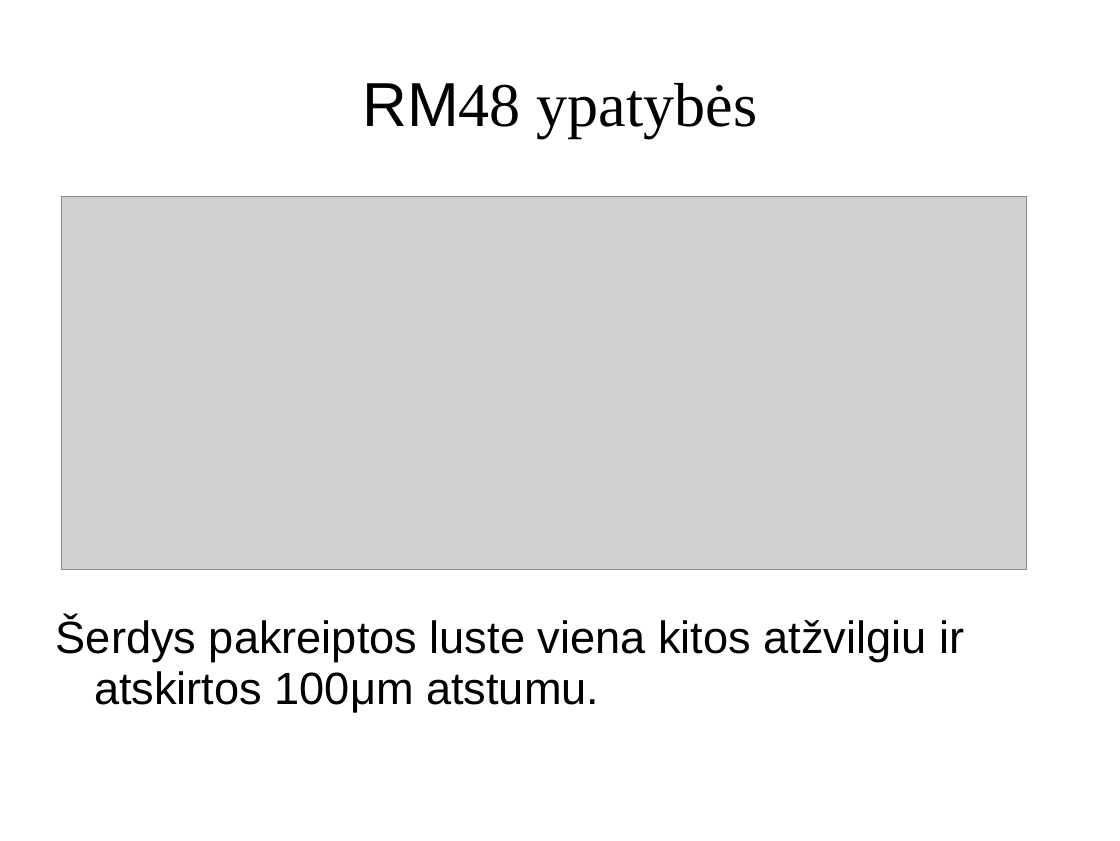
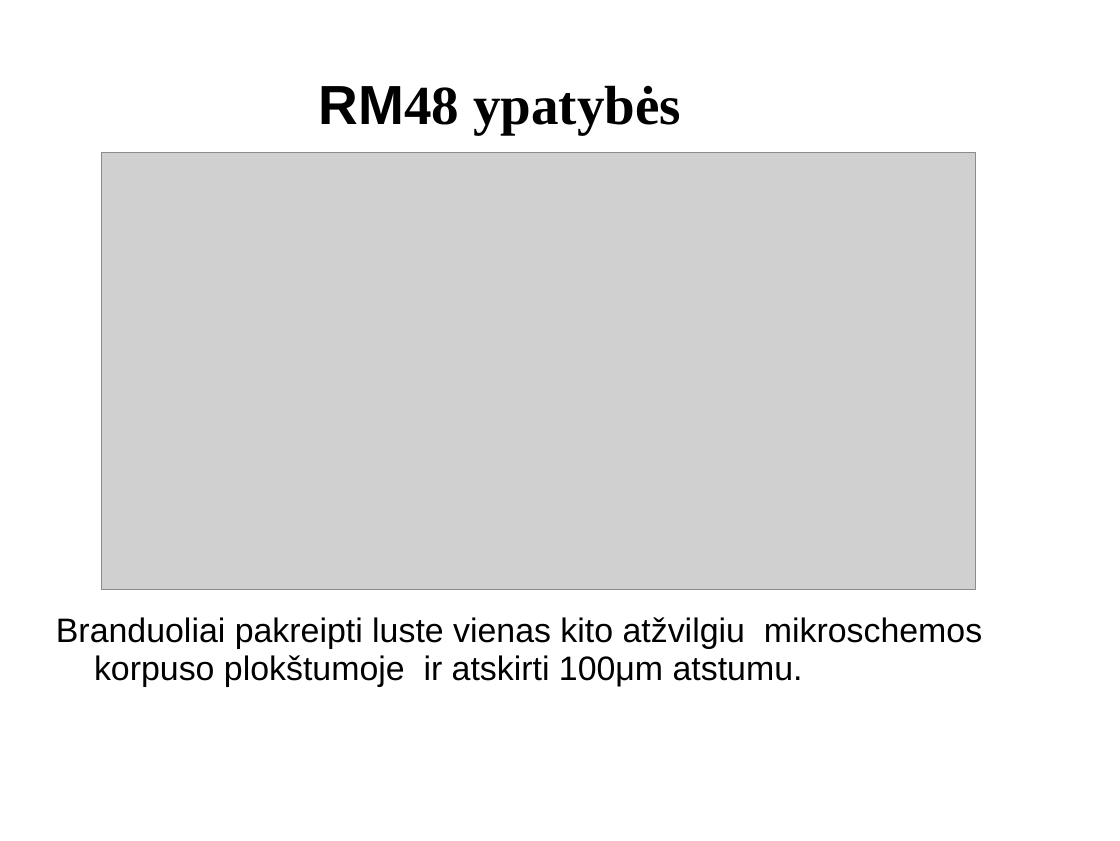
Before and after one commit to kurmis/bakis, a slide deck: slide 6 of pristatymas bak/Mindaugas Kurmauskas.ppt. Drawn at 1120x841 pixels with LibreOffice and Linux fonts; fonts in the diff are those of the drawing; grey boxes stand for pictures; background and template pictures are left out. Boxes give left, top, right and bottom in pixels: in the first picture for what was removed or moved away, otherwise in the second. Text is boxed around its words. In the diff, an @@ line names an element or a change of style, - is before the commit and + after.

```diff
--- a/pristatymas bak/Mindaugas Kurmauskas.ppt
+++ b/pristatymas bak/Mindaugas Kurmauskas.ppt
@@ title "RM48 ypatybės" moved from (x1=362, y1=83, x2=758, y2=138) to (x1=319, y1=85, x2=681, y2=134) @@
@@ title "RM48 ypatybės" at (x1=319, y1=85, x2=681, y2=134): size 44 to 39 pt, bold on @@
@@ picture resized from (x1=61, y1=196, x2=1026, y2=568) to (x1=102, y1=152, x2=976, y2=589) @@
@@ text at (x1=56, y1=617, x2=982, y2=687): text changed; size 32 to 24 pt @@
-Šerdys pakreiptos luste viena kitos atžvilgiu ir atskirtos 100μm atstumu.
+Branduoliai pakreipti luste vienas kito atžvilgiu mikroschemos korpuso plokštumoje ir atskirti 100μm atstumu.
```
Also in this commit, not shown: 11 other slides changed, 6 other files.
